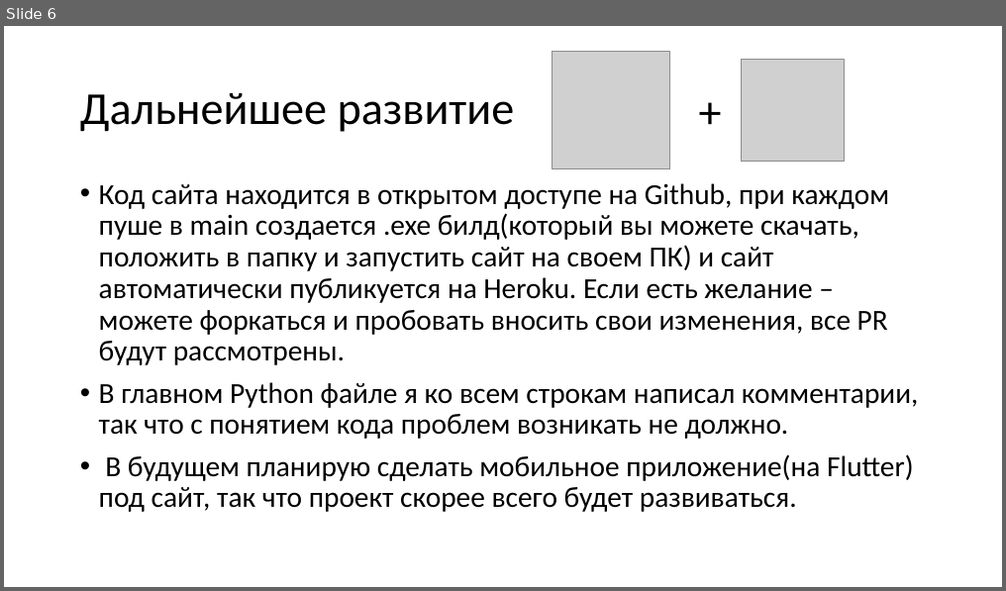
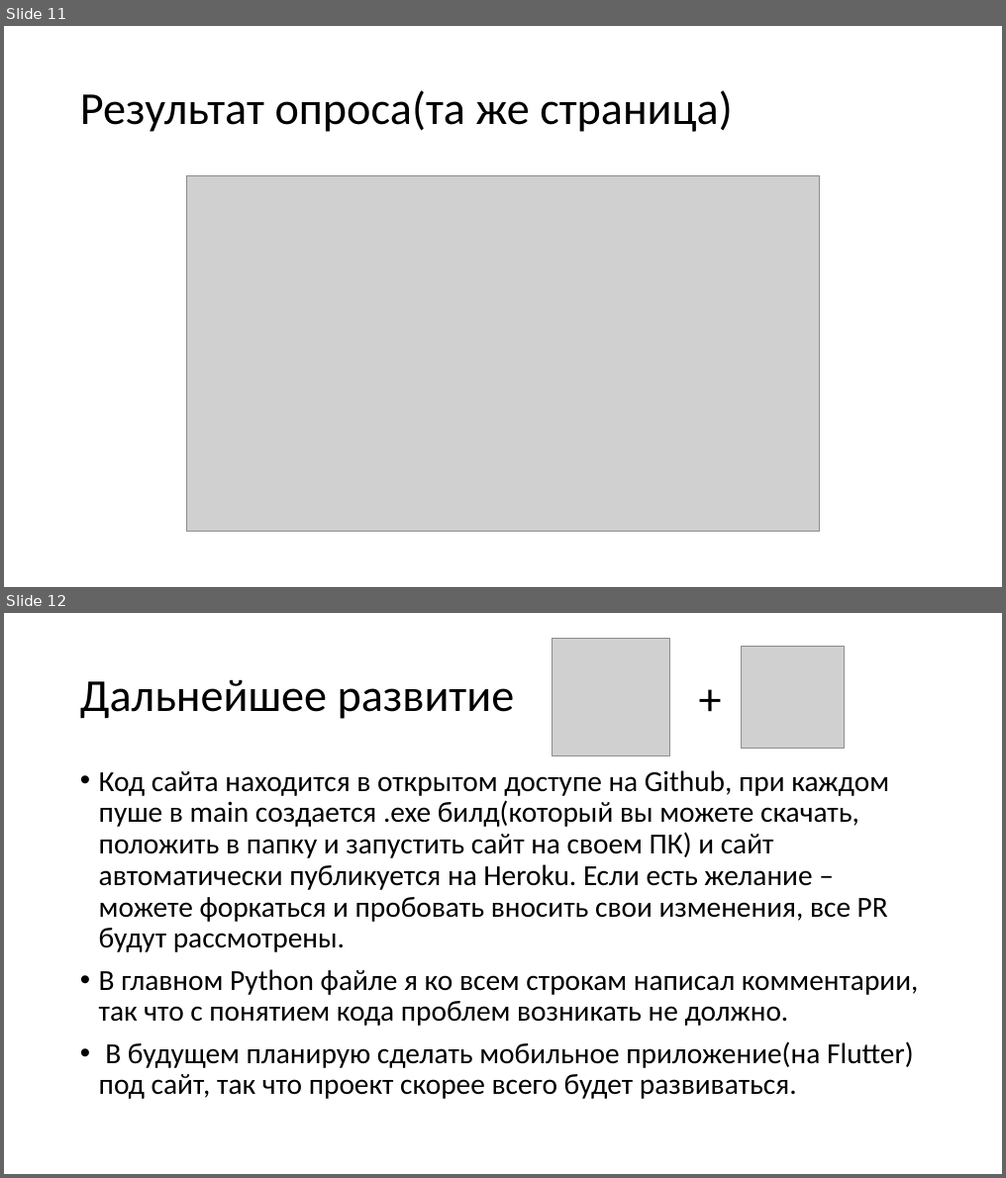
Before and after one commit to aNOOBisTheGod/MegaPolls, a slide deck: MegaPolls.pptx. Shown one above the other, each under a label of ours: slide 6 before the commit, slides 11 and 12 after it. The pictures are 1006x591 and 1006x1178 pixels, drawn with LibreOffice and Linux fonts; fonts in the diff are those of the drawing; grey boxes stand for pictures. Boxes give left, top, right and bottom in pixels: in the first picture for what was removed or moved away, otherwise in the second. Text is boxed around its words. In the diff, an @@ line names an element or a change of style, - is before the commit and + after.

Commit message:
pictures addition in presentation

```diff
--- a/MegaPolls.pptx
+++ b/MegaPolls.pptx
@@ slide 11 added at box(4, 26, 1002, 587), background #FFFFFF @@
@@ title added at box(80, 90, 732, 132), 44 pt, text #000000 @@
+Результат опроса(та же страница)
@@ picture added at box(187, 175, 820, 532) @@
@@ what was slide 6 is now slide 12 @@
```
Also in this commit, not shown: 1 slide changed, 5 other slides added.
